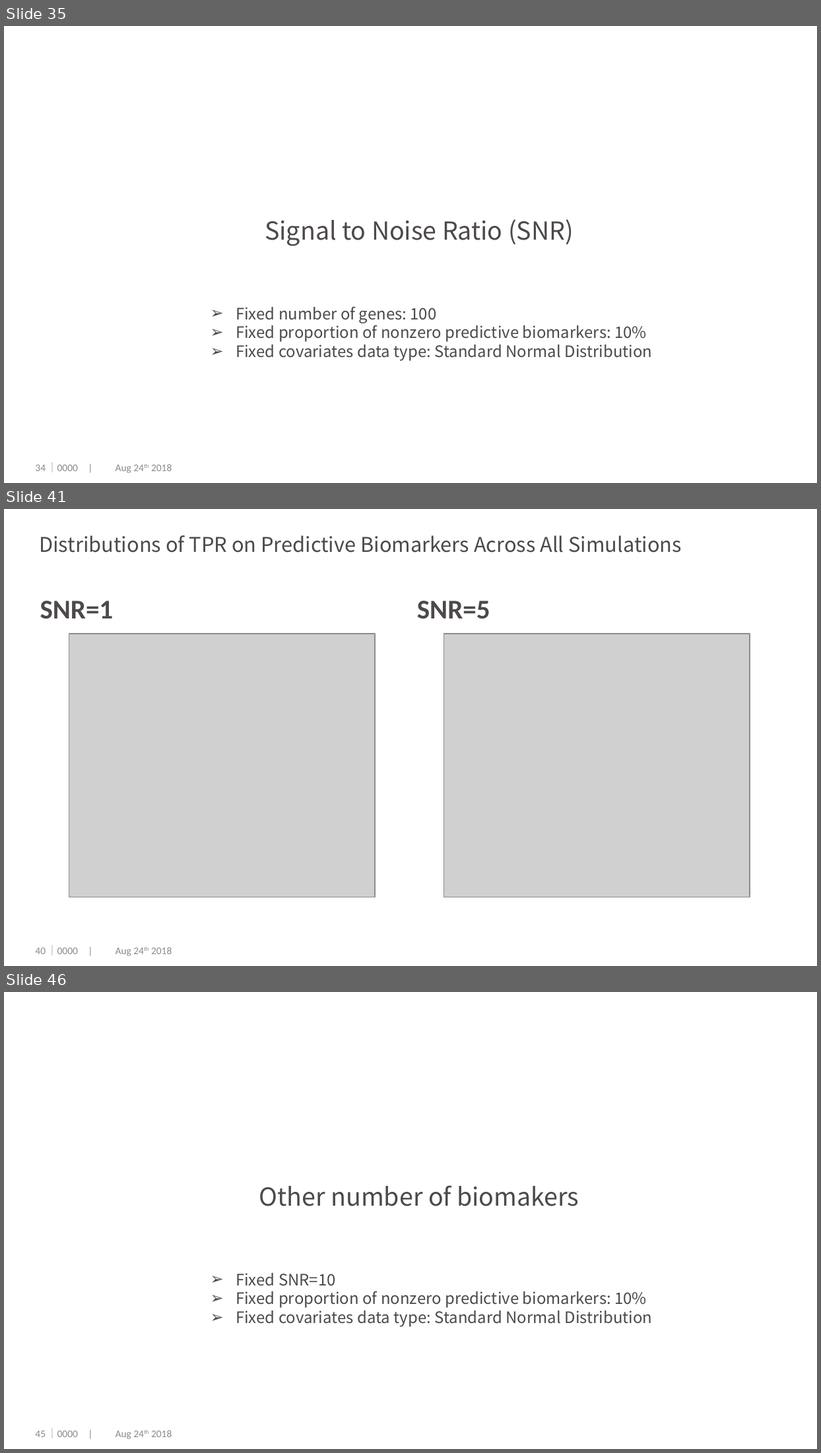
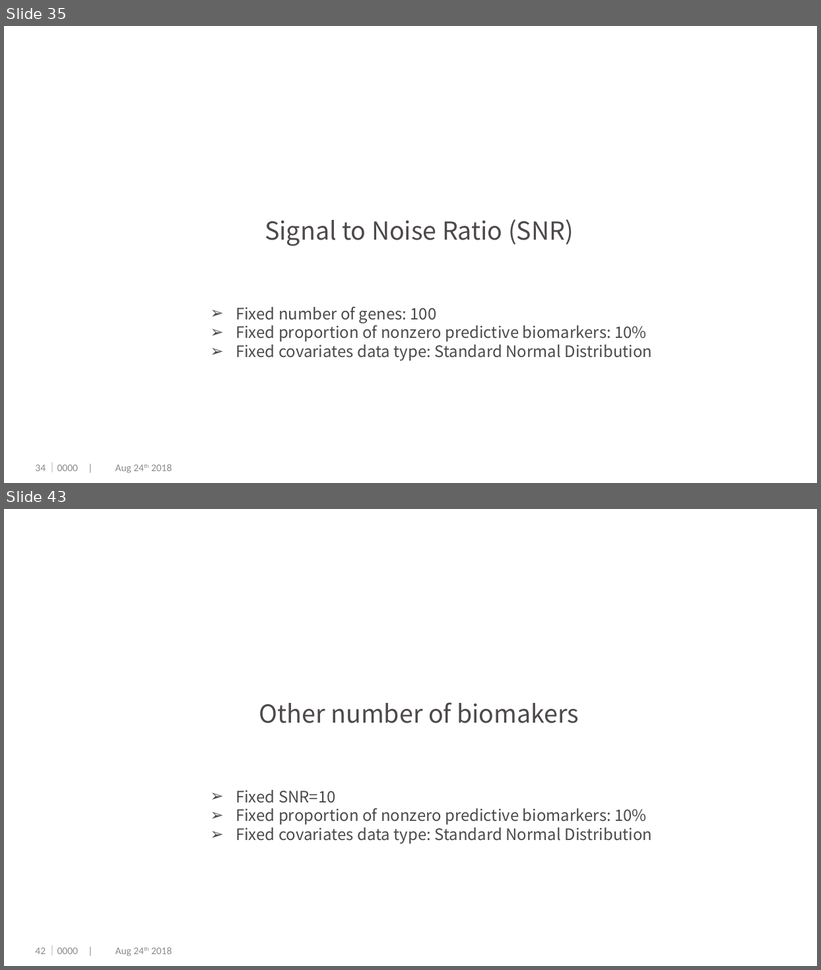
Before and after one commit to dengwx11/GroupLasso, a slide deck: manu & slides/Final.pptx. Shown one above the other, each under a label of ours: slides 35, 41 and 46 before the commit, slides 35 and 43 after it; the slides between them are not shown. The pictures are 821x1453 and 821x970 pixels, drawn with LibreOffice and Linux fonts; fonts in the diff are those of the drawing; grey boxes stand for pictures; background and template pictures are left out. Boxes give left, top, right and bottom in pixels: in the first picture for what was removed or moved away, otherwise in the second. Text is boxed around its words. In the diff, an @@ line names an element or a change of style, - is before the commit and + after.

```diff
--- a/manu & slides/Final.pptx
+++ b/manu & slides/Final.pptx
@@ slide 41 removed at (4,509,817,966), background #FFFFFF @@
@@ title removed at (39,535,681,553) @@
-Distributions of TPR on Predictive Biomarkers Across All Simulations
@@ text removed at (40,601,114,619) @@
-SNR=1
@@ text removed at (417,601,490,619) @@
-SNR=5
@@ picture removed at (69,633,375,897) @@
@@ picture removed at (444,633,750,897) @@
@@ page number removed at (35,948,46,955) @@
-40
@@ text removed at (47,946,172,956) @@
-｜0000 | Aug 24th 2018
@@ what was slide 46 is now slide 43 @@
@@ page number at (35,948,46,955): text changed @@
-45
+42
```
Also in this commit, not shown: 10 slides changed, 2 slides added, 4 other slides removed, 17 other files.
